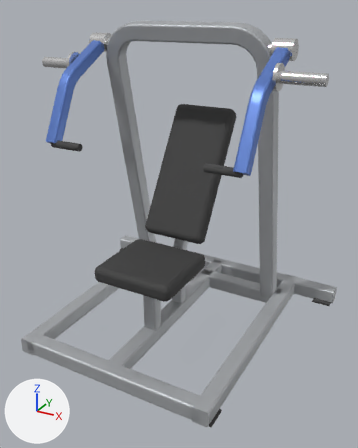
The glTF model catalogs/ludus/models/LD-A013/model.glb, before and after one commit.
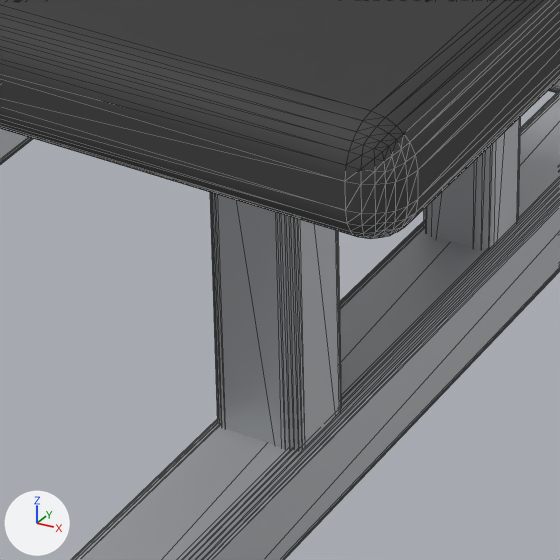
The first picture shows the older version from a camera (50 mm lens) standing at (1.16, -2.05, 1.6) and looking at (0.06, -0.05, 0.6). The close-ups show the older and then the newer version on the part from 32% to 53% of the width and 60% to 77% of the height of that picture. Only the edits that show in the close-ups are written down. The axes (+X, +Y, +Z) are drawn at lower left. The lights are the same throughout. The close-ups show mesh edges as thin lines. Where no turn or scale is listed for an object, it has been applied to the vertices.

Objects in the first close-up: 'Mesh_0.004', 'backrest_support_tube', 'seat_pad', 'seat_post' and 2 more.
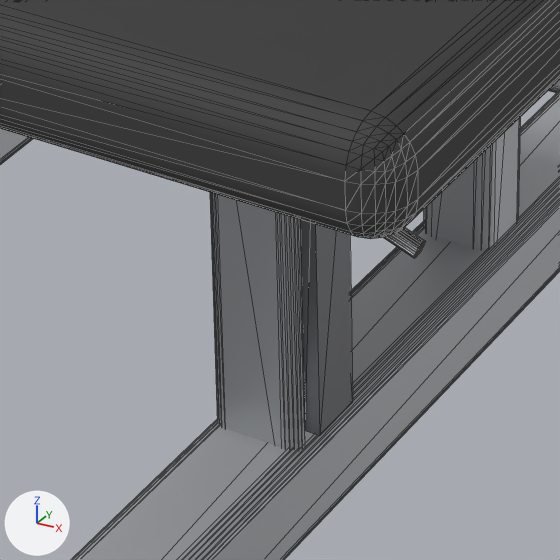
Boxes [x1, y1, x2, y2] around the edits, measured in the close-ups (560 x 560 px):
'seat_adjuster', added: after [300, 220, 353, 436]

The edits, one by one:
Material 'plate' (mat_plate) is new.
Its base color is (0.169, 0.173, 0.18) (grey #727376).
Its metallic is 0.7.
Its roughness is 0.35.
Mesh me_mesh_3_1 is new.
It is a box spanning x -0.006..0.006, y -0.022..0.022, z -0.13..0.13.
It uses material mat_plate (grey #727376).
Object 'seat_adjuster' (ob_seat_adjuster) is new; it shows me_mesh_3_1.
Its location is (0.041, -0.2232, 0.22).
